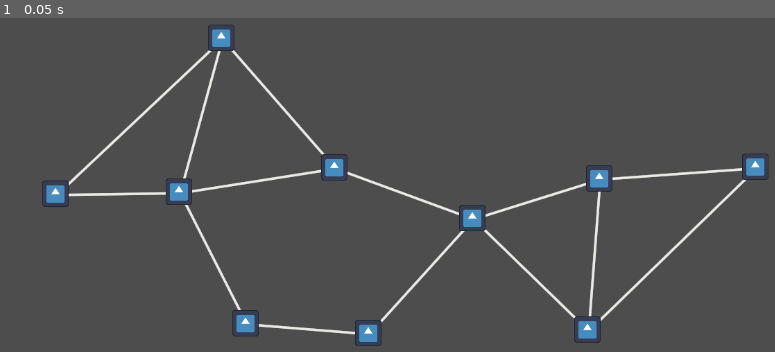
Above: before the commit, frame 1.
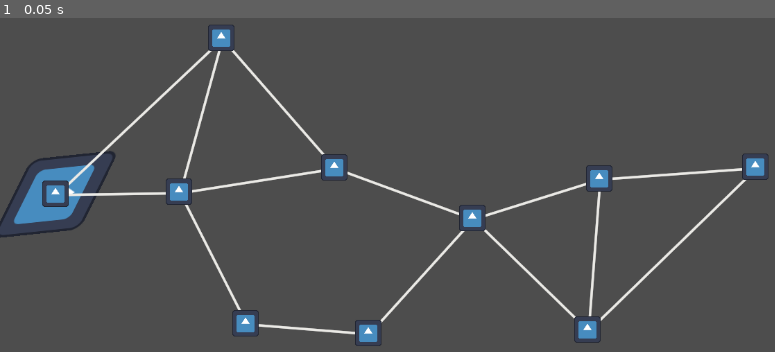
Above: after the commit, the same moment.

Repository: TreadTheDawnGames/GodotWildJam81
Game: Godot game, scene res://Scenes/UI/SpaceMap.tscn
Two runs of this game, one before a commit and one after it. Both use one fixed random seed, a clock stepped at 60 frames per second and the inputs below. This scene is started directly instead of the project's main scene. The engine's default icon, where the game draws it, is replaced by a stand-in: a white triangle on a blue panel in a dark square.
Inputs:
- Up to frame 1 (0.05 s): no input

The runs differ from the first frame. In frame 1, 1.2% of the frame differs, in the area x 0-15%, y 39-66%.

Commit message:
✨ space map generates properly, cruiser is set to first point

Diff:
--- a/Scenes/UI/Cruiser.tscn
+++ b/Scenes/UI/Cruiser.tscn
@@ -1,8 +1,12 @@
-[gd_scene load_steps=2 format=3 uid="uid://dw7mtb4hfionb"]
+[gd_scene load_steps=3 format=3 uid="uid://dw7mtb4hfionb"]
 
 [ext_resource type="Script" uid="uid://bkb34rxrs4no2" path="res://Scripts/UI/Cruiser.gd" id="1_h1va5"]
+[ext_resource type="Texture2D" uid="uid://dtidrmibctya6" path="res://icon.svg" id="2_qy3fh"]
 
 [node name="Cruiser" type="Node2D"]
 script = ExtResource("1_h1va5")
 
 [node name="Sprite2D" type="Sprite2D" parent="."]
+rotation = 2.03331
+skew = -0.567232
+texture = ExtResource("2_qy3fh")
--- a/Scripts/UI/Cruiser.gd
+++ b/Scripts/UI/Cruiser.gd
@@ -1,16 +1,12 @@
 extends Node2D
 
 signal doneMoving
-
-var cruiserTween: Tween
-
-func _ready() -> void:
-	cruiserTween = get_tree().create_tween().bind_node(self)
 
 func tweenDone() -> void:
 	doneMoving.emit()
 
 func moveTo(posToMoveTo: Vector2) -> void:
+	var cruiserTween: Tween = get_tree().create_tween().bind_node(self)
 	cruiserTween.tween_property(self, "global_position", posToMoveTo, 0.4).set_trans(Tween.TRANS_CUBIC).set_ease(Tween.EASE_OUT)
 	cruiserTween.tween_callback(tweenDone)
 
--- a/Scripts/UI/PointMapGenerator.gd
+++ b/Scripts/UI/PointMapGenerator.gd
@@ -11,7 +11,7 @@
 var cruiser: Node2D
 var mapDone := false
 var astar := AStar2D.new()
-var dictOfPitStops: Dictionary = {}
+var dictOfPoints: Dictionary = {}
 var dictOfIds: Dictionary = {}
 
 func _ready() -> void:
@@ -24,13 +24,31 @@
 func makeMap() -> void:
 	placePointsFromMap()
 	connectPointsOnMap(2)
-	#await get_tree()
 	areLeftAndRightConnected()
-	#await get_tree()
-	#update()
-	#placeCruiserOnLeftMostPoint()
+	placeCruiserOnLeftMostPoint()
 	mapDone = true
 
+
+func _input(event: InputEvent) -> void:
+	if event.is_action_pressed('click'):
+		for point in pointsConnectedToCruiserPoint():
+			var dist: float = get_global_mouse_position().distance_squared_to( point.global_position )
+			if dist < point.marg:
+				moveCruiserToThisPoint( point.global_position )
+
+
+func pointsConnectedToCruiserPoint() -> Array:
+	var arrOfConnectedPoints: Array
+	var pointToGetConnectionsOf: Control = getClosestPointToPosPassedIn( cruiser.global_position )
+	var idOfPointToGetConnectionsOf: int = dictOfIds[ pointToGetConnectionsOf ]
+
+	var arrOfPointIdThatAreConnectedToTheMainPoint = astar.get_point_connections( idOfPointToGetConnectionsOf )
+	for id in arrOfPointIdThatAreConnectedToTheMainPoint:
+		arrOfConnectedPoints.append( dictOfPoints[ id ] )
+	return arrOfConnectedPoints
+
+func moveCruiserToThisPoint(pos: Vector2) -> void:
+	cruiser.moveTo(pos)
 
 func placePointsFromMap() -> void:
 	var pitStopsMap: Node2D = pointMaps[ floor( pointMaps.size() * randf() ) ].instantiate()
@@ -45,28 +63,28 @@
 func connectPointsOnMap(numToConnectWith: int = 1) -> void:
 	for pitStop in get_children():
 		var pitStopId: int = astar.get_available_point_id()
-		dictOfPitStops[ pitStopId ] = pitStop
+		dictOfPoints[ pitStopId ] = pitStop
 		dictOfIds[ pitStop ] = pitStopId
 		astar.add_point( pitStopId, pitStop.global_position )
 
 	for pitStopId in astar.get_point_ids():
 		var pitStopPosition := astar.get_point_position( pitStopId )
-		var arrOfPitStops := []
-		var distOfPitStops := []
+		var arrOfPoints := []
+		var distOfPoints := []
 
-		for secondPitStopId in astar.get_point_ids():
-			if secondPitStopId != pitStopId:
-				var secondPitStopPosition: Vector2 = dictOfPitStops[ secondPitStopId ].global_position
-				var dist := pitStopPosition.distance_squared_to(secondPitStopPosition)
-				distOfPitStops.append( dist )
-				arrOfPitStops.append( secondPitStopId )
+		for secondPointId in astar.get_point_ids():
+			if secondPointId != pitStopId:
+				var secondPointPosition: Vector2 = dictOfPoints[ secondPointId ].global_position
+				var dist := pitStopPosition.distance_squared_to(secondPointPosition)
+				distOfPoints.append( dist )
+				arrOfPoints.append( secondPointId )
 
-		var sortedDistOfPitStops := distOfPitStops.duplicate()
-		sortedDistOfPitStops.sort()
+		var sortedDistOfPoints := distOfPoints.duplicate()
+		sortedDistOfPoints.sort()
 
 		for i in range(numToConnectWith):
-			var indexToUse := distOfPitStops.find( sortedDistOfPitStops[i] )
-			var idOfCurrentlyClosestPoint: int = arrOfPitStops[ indexToUse ]
+			var indexToUse := distOfPoints.find( sortedDistOfPoints[i] )
+			var idOfCurrentlyClosestPoint: int = arrOfPoints[ indexToUse ]
 			astar.connect_points( pitStopId, idOfCurrentlyClosestPoint, true )
 
 func _draw() -> void:
@@ -89,6 +107,14 @@
 		get_tree().reload_current_scene() #clears everything and reloads the map :/ there's definitely a more elegant way to do this
 	pass
 
+
+func placeCruiserOnLeftMostPoint() -> void:
+	var leftMostPoint := getClosestPointToPosPassedIn( idealStartPos )
+	if is_instance_valid(cruiser):
+		if cruiser.has_method('setPos'):
+			cruiser.call('setPos', leftMostPoint.global_position)
+
+
 func getClosestPointToPosPassedIn(posToStartAt: Vector2) -> Control:
 	var maxDist = INF
 	var pointToReturn: Control
--- a/project.godot
+++ b/project.godot
@@ -15,6 +15,14 @@
 config/features=PackedStringArray("4.4", "GL Compatibility")
 config/icon="res://icon.svg"
 
+[input]
+
+click={
+"deadzone": 0.5,
+"events": [Object(InputEventMouseButton,"resource_local_to_scene":false,"resource_name":"","device":-1,"window_id":0,"alt_pressed":false,"shift_pressed":false,"ctrl_pressed":false,"meta_pressed":false,"button_mask":0,"position":Vector2(0, 0),"global_position":Vector2(0, 0),"factor":1.0,"button_index":1,"canceled":false,"pressed":false,"double_click":false,"script":null)
+]
+}
+
 [rendering]
 
 renderer/rendering_method="gl_compatibility"
